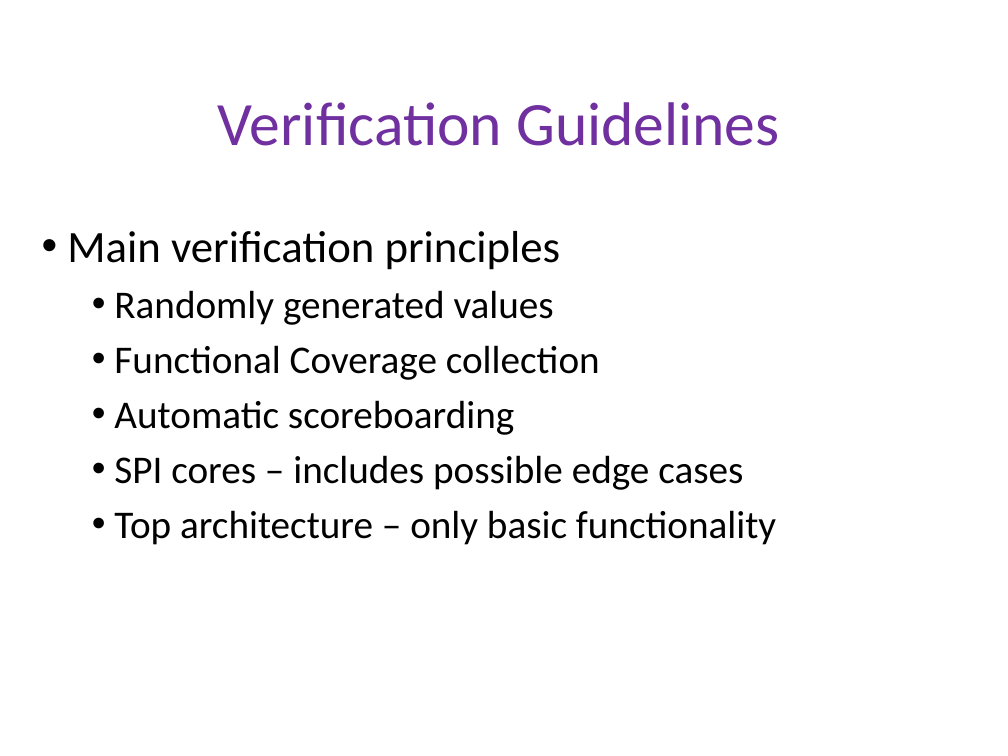
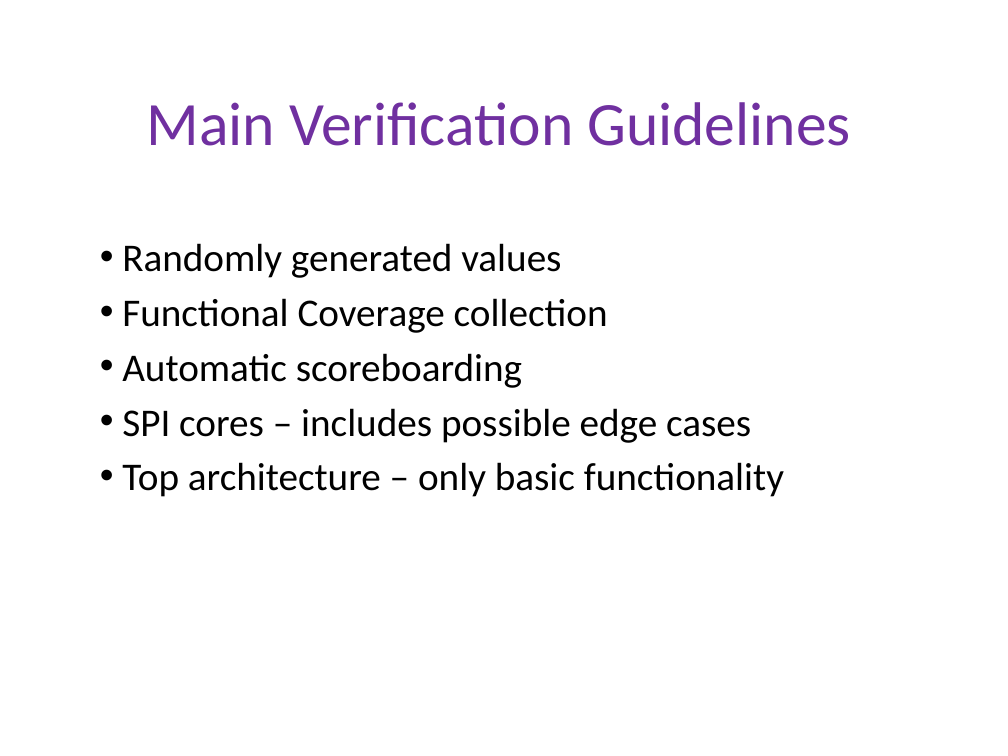
Before and after one commit to dengqingyong/vlsi-spi, a slide deck: slide 20 of Presentations/Final_Presentation/spi_final_presentation.pptx. Drawn at 1008x756 pixels with LibreOffice and Linux fonts; fonts in the diff are those of the drawing; background and template pictures are left out. Boxes give left, top, right and bottom in pixels: in the first picture for what was removed or moved away, otherwise in the second. Text is boxed around its words. In the diff, an @@ line names an element or a change of style, - is before the commit and + after.

```diff
--- a/Presentations/Final_Presentation/spi_final_presentation.pptx
+++ b/Presentations/Final_Presentation/spi_final_presentation.pptx
@@ title at bbox=[147, 102, 850, 146]: text changed @@
-Verification Guidelines
+Main Verification Guidelines
@@ subtitle "Randomly generated values": place and size @@
-subtitle "Randomly generated values" at bbox=[67, 231, 776, 545]
+subtitle "Randomly generated values" at bbox=[122, 243, 784, 497]
@@ subtitle at bbox=[67, 231, 561, 270]: paragraph removed @@
-• Main verification principles
```
Also in this commit, not shown: 8 other slides changed.
